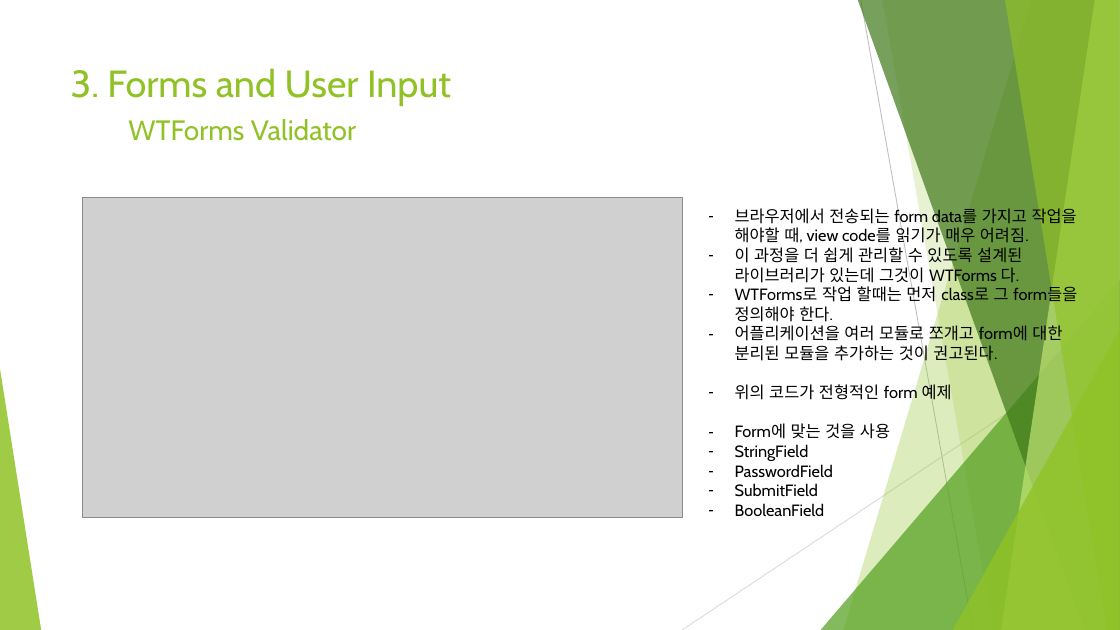
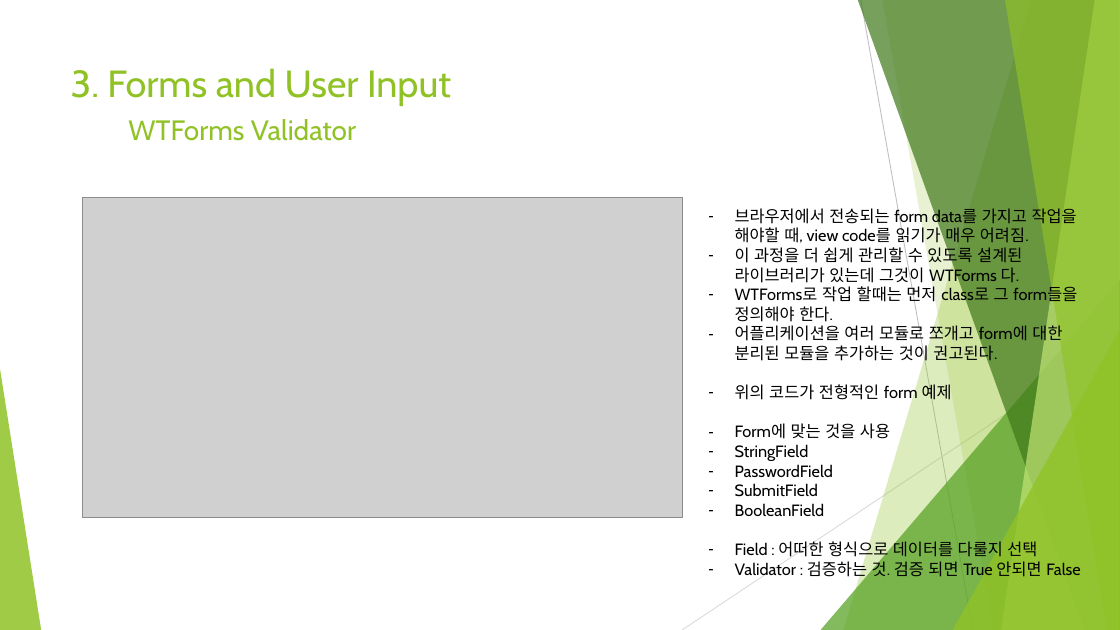
Before and after one commit to Heechul90/Flask, a slide deck: slide 7 of Study/03. Forms and User Input/Forms and User Input.pptx (slide 6 before the commit). Drawn at 1120x630 pixels with LibreOffice and Linux fonts; fonts in the diff are those of the drawing; grey boxes stand for pictures. Boxes give left, top, right and bottom in pixels: in the first picture for what was removed or moved away, otherwise in the second. Text is boxed around its words. In the diff, an @@ line names an element or a change of style, - is before the commit and + after.

Commit message:
forms and package structure

```diff
--- a/Study/03. Forms and User Input/Forms and User Input.pptx
+++ b/Study/03. Forms and User Input/Forms and User Input.pptx
@@ text at (735, 539, 1080, 580): paragraphs added @@
+– Field : 어떠한 형식으로 데이터를 다룰지 선택
+– Validator : 검증하는 것. 검증 되면 True 안되면 False
```
Also in this commit, not shown: 4 other slides changed, 3 slides added, 4 other files.
